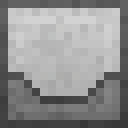
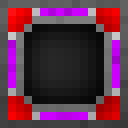
Layer changes from the first 128px x 128px image to the second:
added group "EnchantmentRouter" with 5 layers in group "Details" over (8, 8, 120, 120)
added layer "Color" (1st of 6, in "Details" › "EnchantmentRouter") (overlay) in group "EnchantmentRouter" over (8, 8, 120, 120)
added layer "Gradient" (1st of 4, in "Details" › "EnchantmentRouter") in group "EnchantmentRouter" over (8, 8, 120, 120)
added layer "Noise" (1st of 6, in "Details" › "EnchantmentRouter") (multiply, 60%) in group "EnchantmentRouter" over (8, 8, 120, 120)
added layer "Layer 10" in group "EnchantmentRouter" over (8, 8, 120, 120)
added layer "ColorPins" in group "EnchantmentRouter" over (8, 8, 120, 120)
showed group "HoleBig" (2 layers) over (16, 16, 112, 112)
showed group "Top" (2 layers) over (8, 8, 120, 120)
hid group "Side02" (3 layers) over (8, 8, 120, 112)
